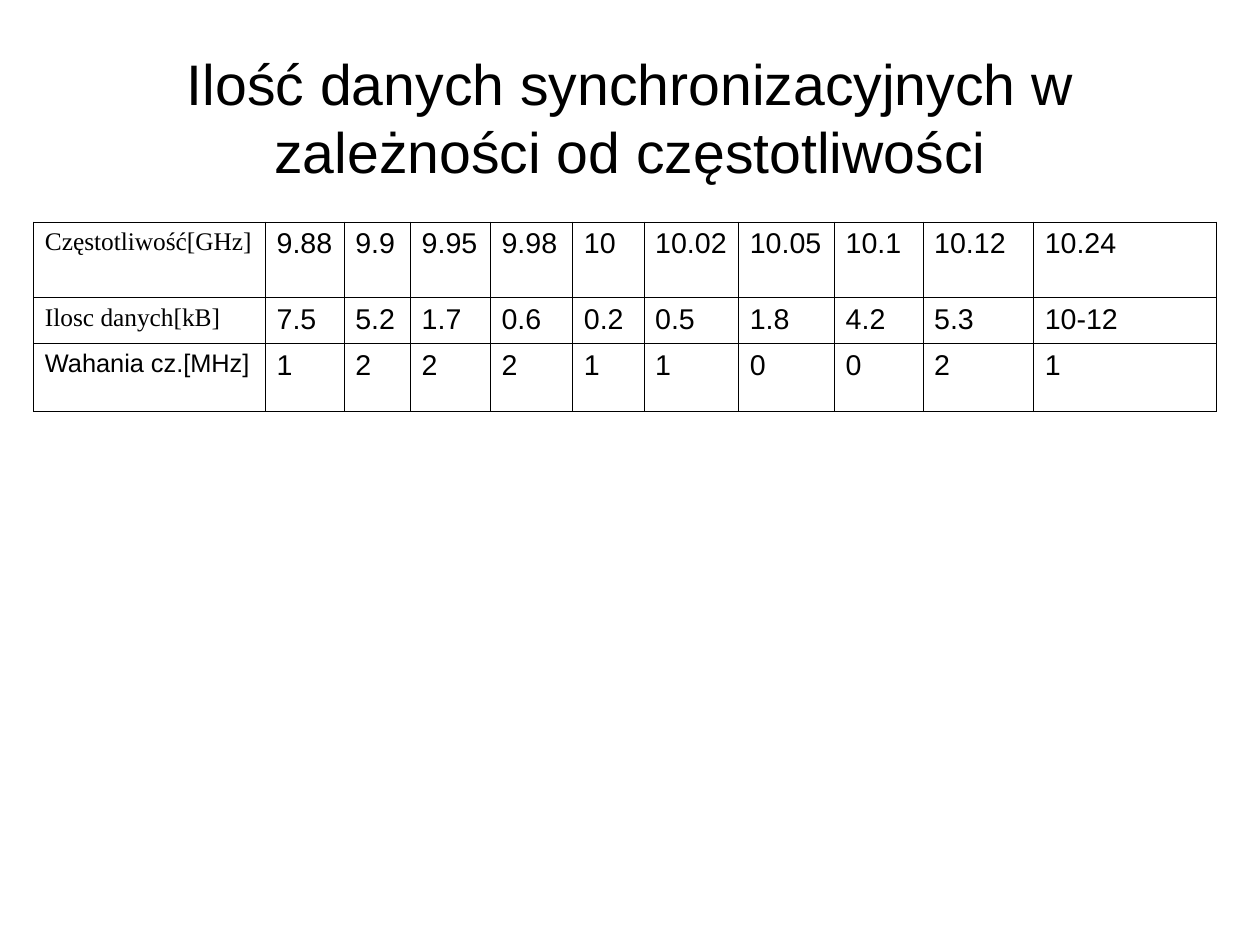
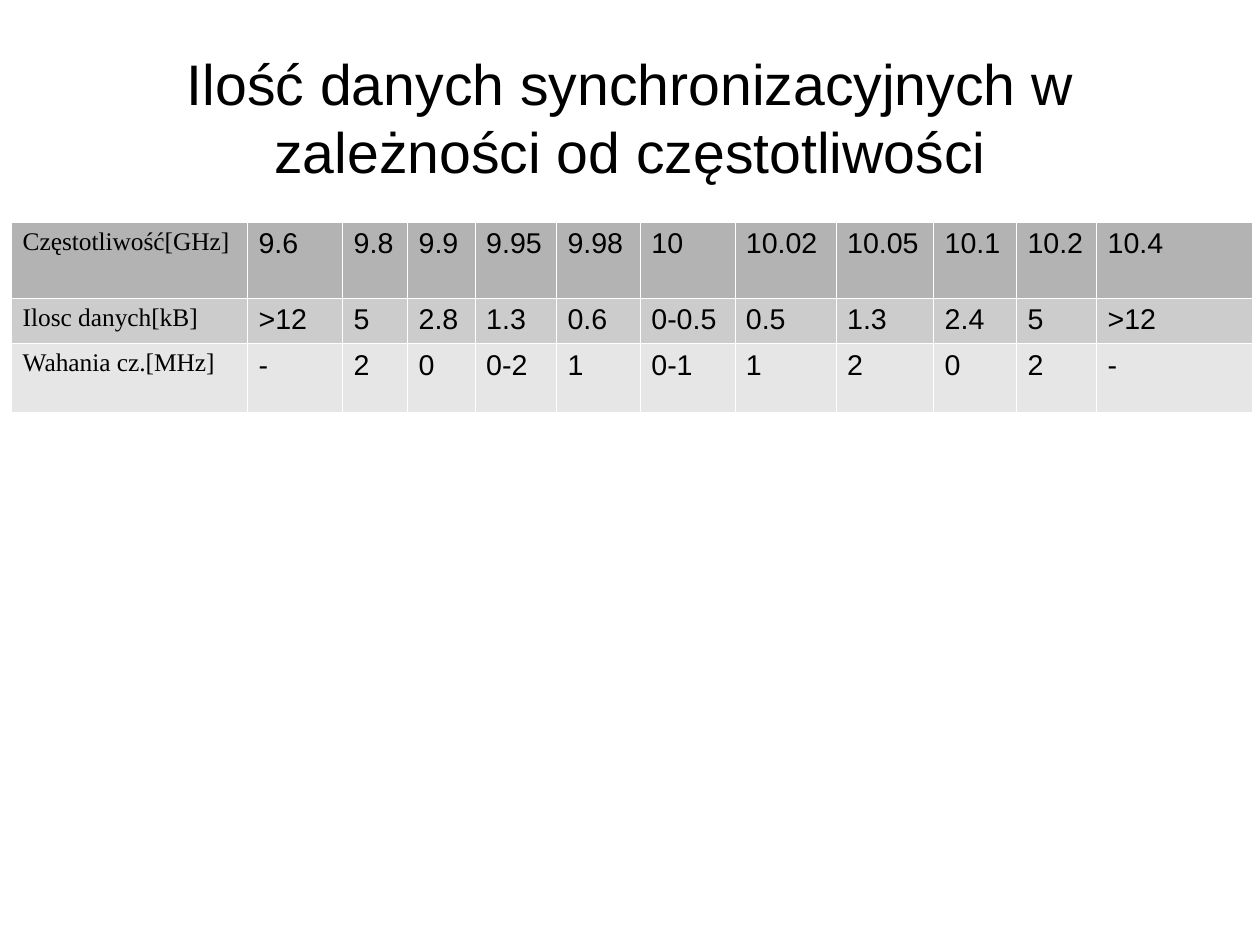
Before and after one commit to joannabp/ProjektSynopsys, a slide deck: slide 20 of Untitled 1.odp. Drawn at 1260x945 pixels with LibreOffice and Linux fonts; fonts in the diff are those of the drawing. Boxes give left, top, right and bottom in pixels: in the first picture for what was removed or moved away, otherwise in the second. Text is boxed around its words. In the diff, an @@ line names an element or a change of style, - is before the commit and + after.

```diff
--- a/Untitled 1.odp
+++ b/Untitled 1.odp
@@ table at <box>11,222,1251,409</box> @@
-column 2: 9.88 | 7.5 | 1
-column 3: 9.9 | 5.2 | 2
-column 4: 9.95 | 1.7 | 2
-column 5: 9.98 | 0.6 | 2
-column 6: 10 | 0.2 | 1
+column 2: 9.6 | >12 | -
+column 3: 9.8 | 5 | 2
+column 4: 9.9 | 2.8 | 0
+column 5: 9.95 | 1.3 | 0-2
+column 6: 9.98 | 0.6 | 1
+column 7: 10 | 0-0.5 | 0-1
-column 9, row 2: 1.8
+column 9, row 2: 1.3
-column 9, row 3: 0
+column 9, row 3: 2
-column 10, row 2: 4.2
+column 10, row 2: 2.4
-column 11, row 1: 10.12
+column 11, row 1: 10.2
-column 11, row 2: 5.3
+column 11, row 2: 5
-column 11: 10.24 | 10-12 | 1
+column 12: 10.4 | >12 | -
@@ table: place and size @@
-table at <box>34,222,1218,409</box>
+table at <box>11,222,1251,409</box>
```
Also in this commit, not shown: 11 other slides changed, 2 slides added, 1 slide removed, 1 other file.
